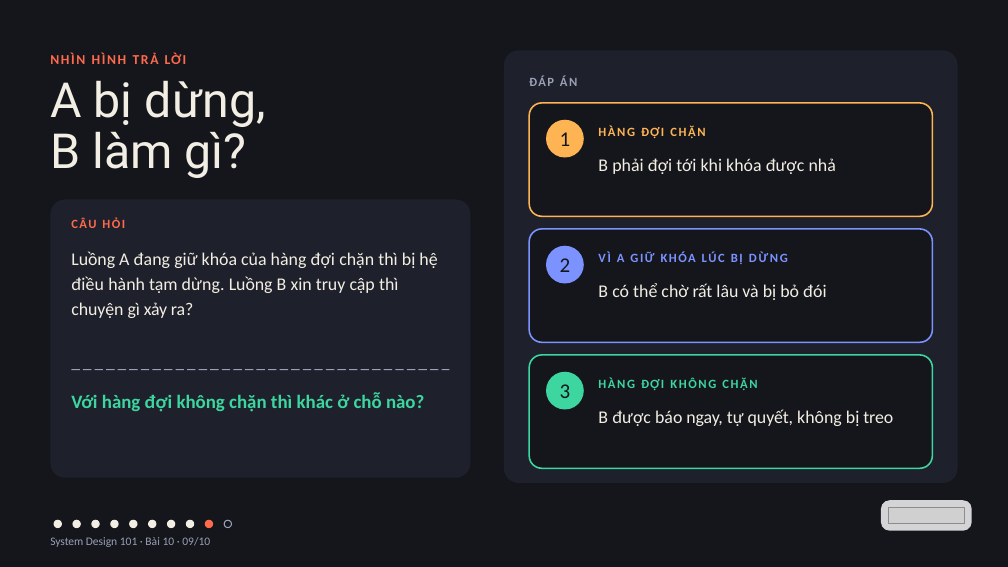
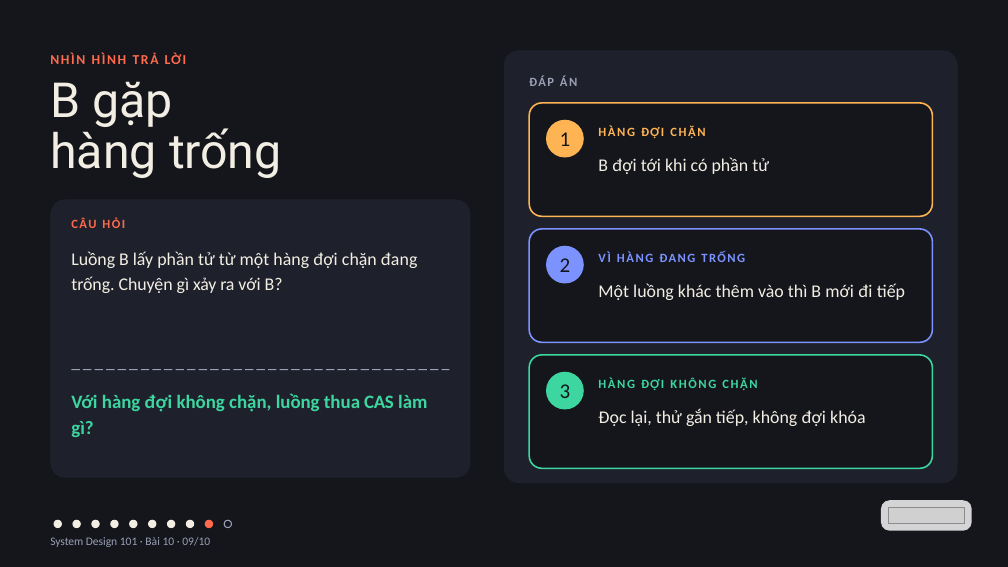
Before and after one commit to vohoailinh90/tool-marketing-studio, a slide deck: slide 9 of system-design-101/vi/lessons/sd-10-010/slides/sd-10-010.pptx. Drawn at 1008x567 pixels with LibreOffice and Linux fonts; fonts in the diff are those of the drawing; grey boxes stand for pictures. Boxes give left, top, right and bottom in pixels: in the first picture for what was removed or moved away, otherwise in the second. Text is boxed around its words. In the diff, an @@ line names an element or a change of style, - is before the commit and + after.

```diff
--- a/system-design-101/vi/lessons/sd-10-010/slides/sd-10-010.pptx
+++ b/system-design-101/vi/lessons/sd-10-010/slides/sd-10-010.pptx
@@ text at (50, 81, 282, 178): text changed @@
-A bị dừng,
-B làm gì?
+B gặp
+hàng trống
@@ text at (598, 157, 769, 174): text changed @@
-B phải đợi tới khi khóa được nhả
+B đợi tới khi có phần tử
@@ text at (71, 251, 417, 293): text changed @@
-Luồng A đang giữ khóa của hàng đợi chặn thì bị hệ điều hành tạm dừng. Luồng B xin truy cập thì chuyện gì xảy ra?
+Luồng B lấy phần tử từ một hàng đợi chặn đang trống. Chuyện gì xảy ra với B?
@@ text at (598, 251, 743, 264): text changed @@
-VÌ A GIỮ KHÓA LÚC BỊ DỪNG
+VÌ HÀNG ĐANG TRỐNG
@@ text at (598, 283, 905, 300): text changed @@
-B có thể chờ rất lâu và bị bỏ đói
+Một luồng khác thêm vào thì B mới đi tiếp
@@ text at (71, 393, 427, 437): text changed @@
-Với hàng đợi không chặn thì khác ở chỗ nào?
+Với hàng đợi không chặn, luồng thua CAS làm gì?
@@ text at (598, 409, 865, 426): text changed @@
-B được báo ngay, tự quyết, không bị treo
+Đọc lại, thử gắn tiếp, không đợi khóa
```
Also in this commit, not shown: 9 other slides changed.
